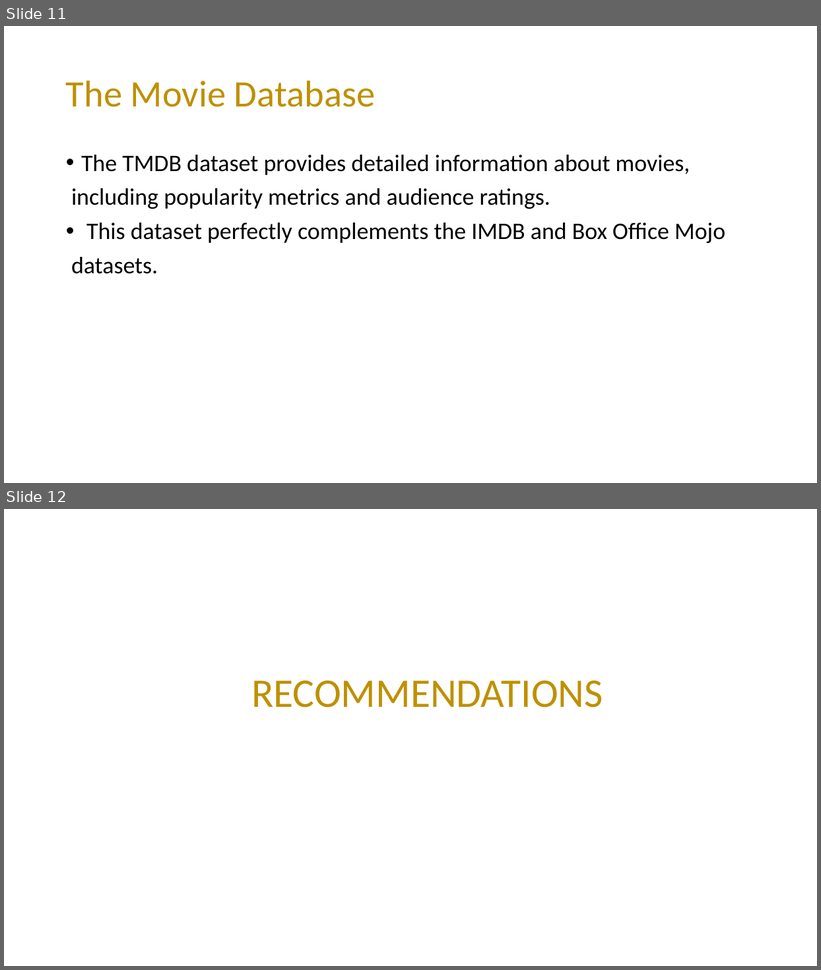
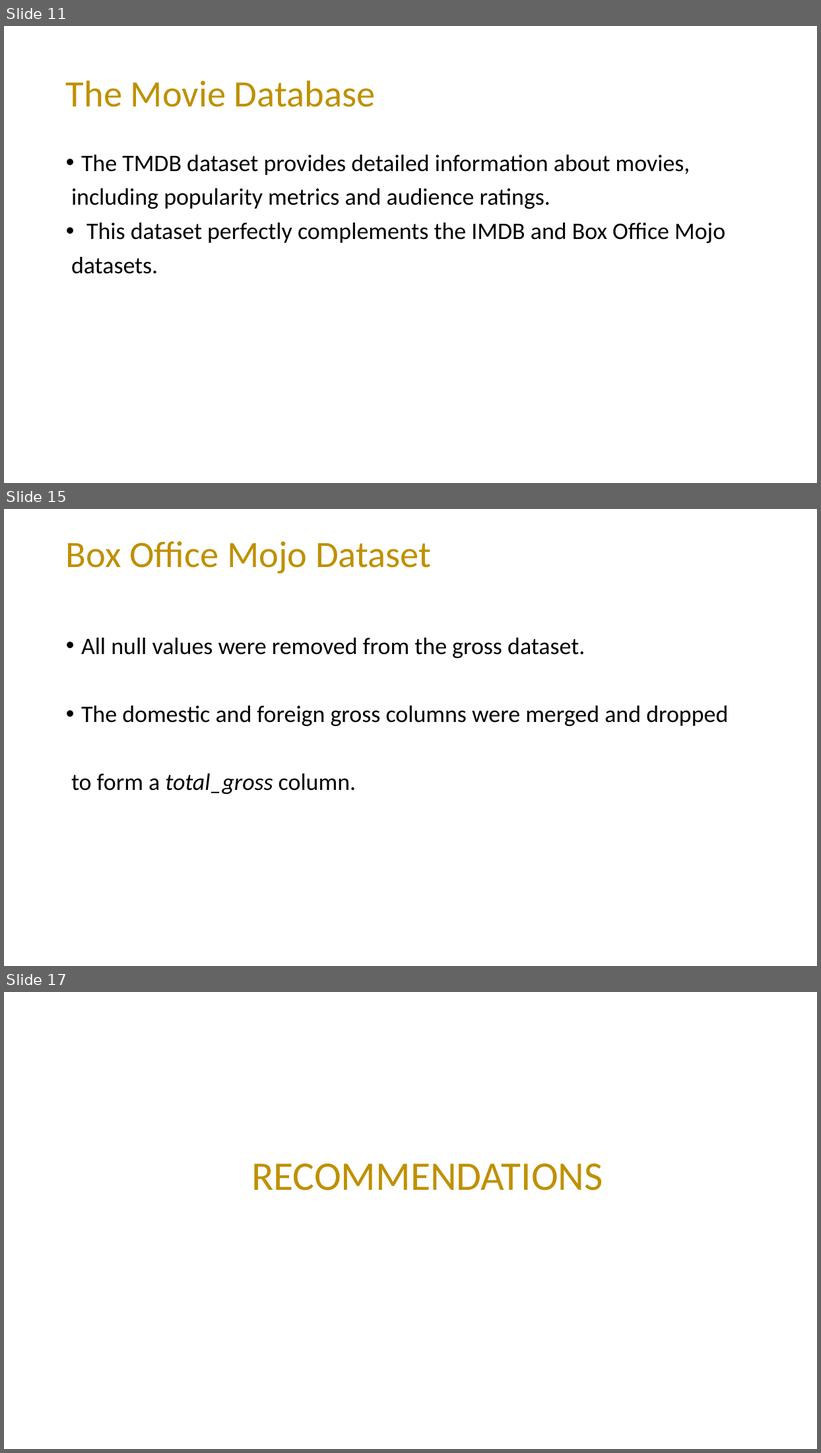
Before and after one commit to mading225/GROUP-6-PROJECT-, a slide deck: project.pptx. Shown one above the other, each under a label of ours: slides 11 and 12 before the commit, slides 11, 15 and 17 after it; the slides between them are not shown. The pictures are 821x970 and 821x1453 pixels, drawn with LibreOffice and Linux fonts; fonts in the diff are those of the drawing. Boxes give left, top, right and bottom in pixels: in the first picture for what was removed or moved away, otherwise in the second. Text is boxed around its words. In the diff, an @@ line names an element or a change of style, - is before the commit and + after.

```diff
--- a/project.pptx
+++ b/project.pptx
@@ slide 15 added at <box>4,509,817,966</box>, background #FFFFFF @@
@@ title added at <box>66,541,431,574</box>, 44 pt, text #BF9000 @@
+Box Office Mojo Dataset
@@ text added at <box>71,638,728,794</box>, 28 pt, text #000000 @@
+• All null values were removed from the gross dataset.
+• The domestic and foreign gross columns were merged and dropped
+to form a total_gross column.
@@ what was slide 12 is now slide 17 @@
```
Also in this commit, not shown: 2 slides changed, 4 other slides added.
